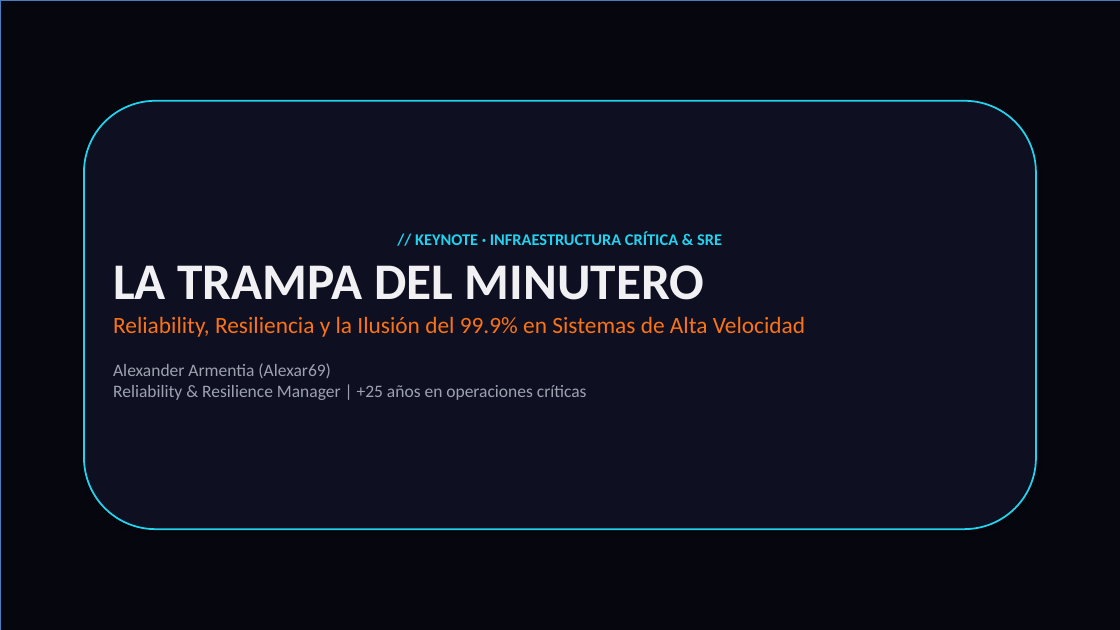
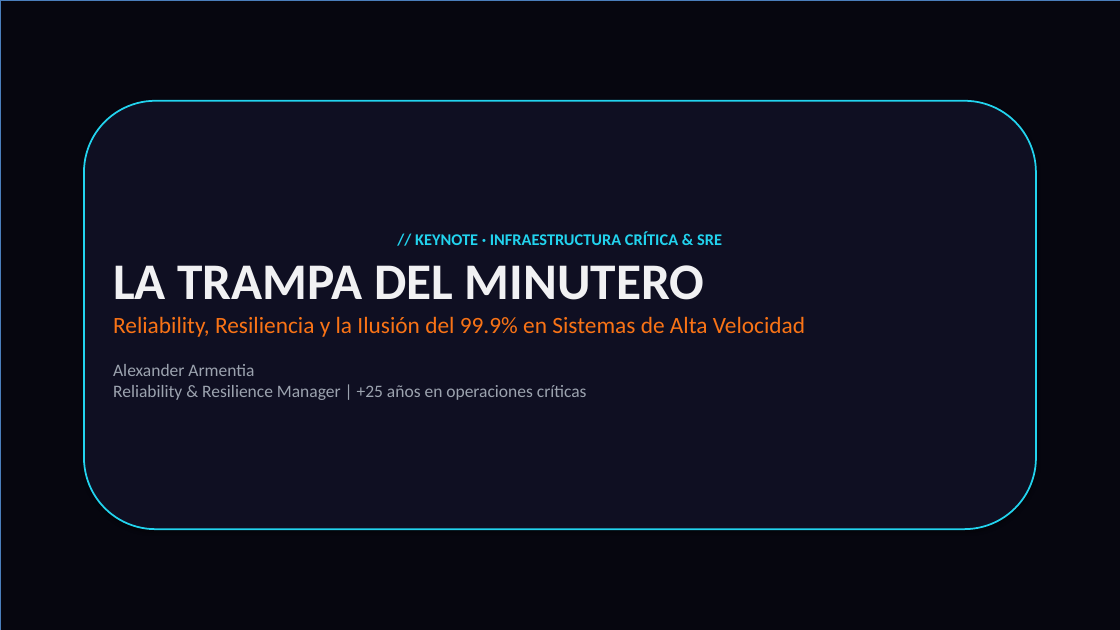
Before and after one commit to alexar69-pixel/alexar69-pixel.github.io, a slide deck: slide 1 of presentacion-reliability-resiliencia-adamuz-urda.pptx. Drawn at 1120x630 pixels with LibreOffice and Linux fonts; fonts in the diff are those of the drawing; background and template pictures are left out. Boxes give left, top, right and bottom in pixels: in the first picture for what was removed or moved away, otherwise in the second. Text is boxed around its words. In the diff, an @@ line names an element or a change of style, - is before the commit and + after.

Commit message:
refactor(corporate): remove all references and text occurrences of Alexar69 for pure corporate identity

```diff
--- a/presentacion-reliability-resiliencia-adamuz-urda.pptx
+++ b/presentacion-reliability-resiliencia-adamuz-urda.pptx
@@ text in rounded rectangle at box(113, 364, 587, 400): text changed @@
-Alexander Armentia (Alexar69)
-Reliability & Resilience Manager | +25 años en operaciones críticas
+Alexander Armentia
+Reliability & Resilience Manager | +25 años en operaciones críticas
```
Also in this commit, not shown: 1 other slide changed, 34 other files.
